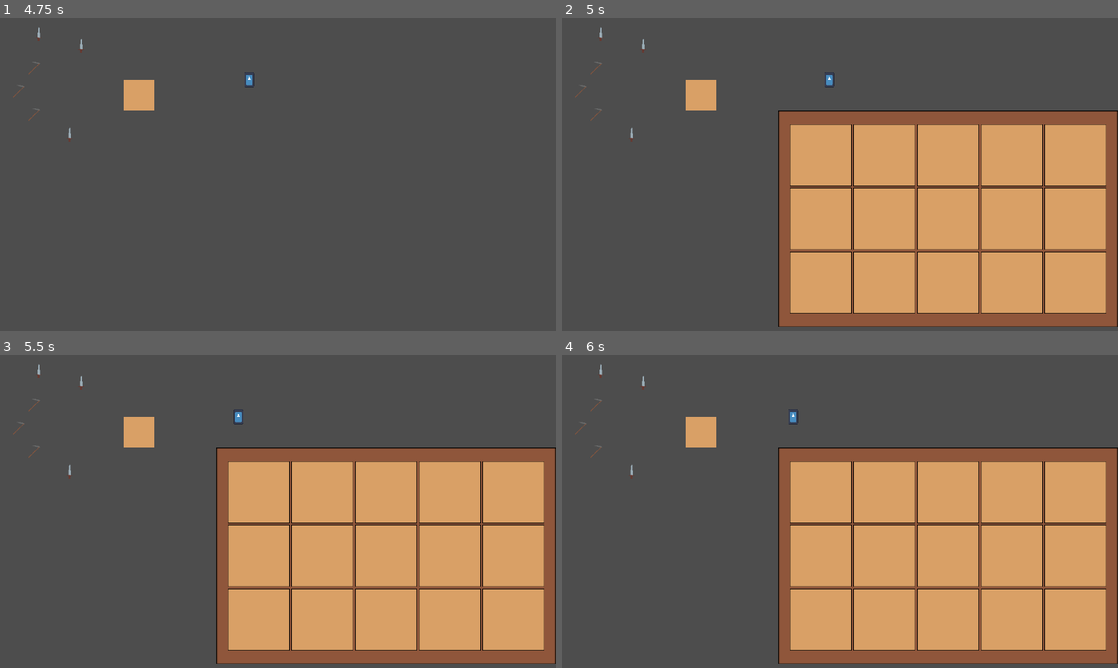
Above: before the commit, frames 1-4 (two rows, left to right).
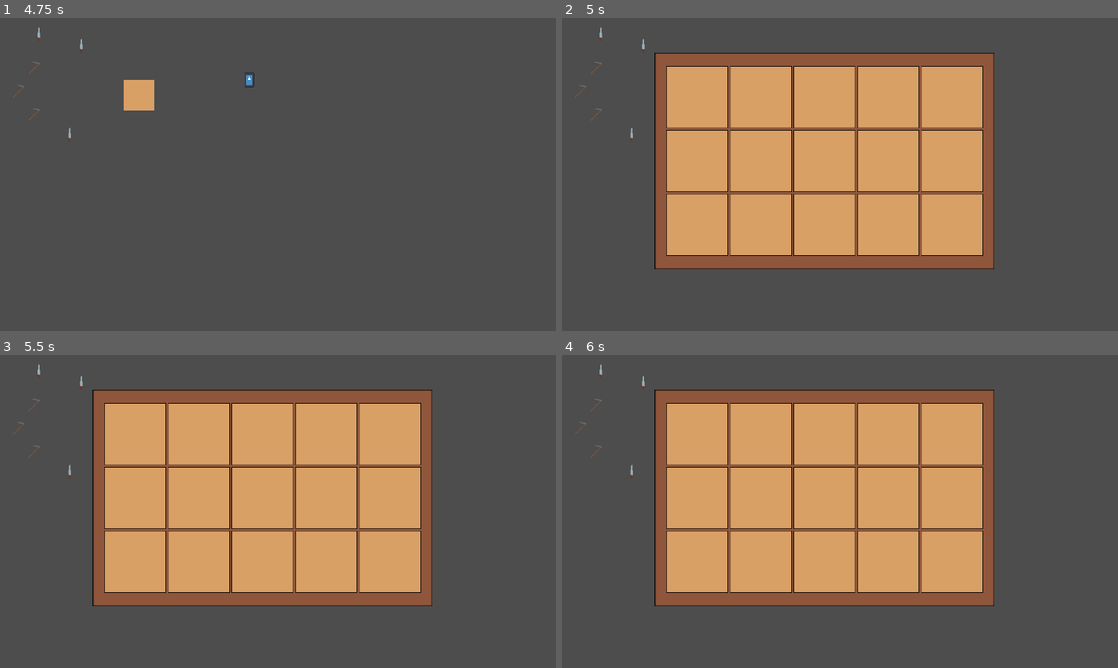
Above: after the commit, the same moments.

Repository: AtaMakesStuff/internship-farming-game
Game: Godot game, scene res://title.tscn
The game is run twice, just before and just after one commit, with the same random seed, the same clock (stepped at 60 frames per second) and the same inputs. The engine's default icon, where the game draws it, is replaced by a stand-in: a white triangle on a blue panel in a dark square.
Inputs (mouse positions are in pixels of both pictures, inside the frame that each line leads up to):
- Up to frame 1 (4.75 s): click "Play" at 0.5 s; tap Enter (ui_accept) at 1.25, 1.52, 2.27, 3.77, 4.52 s; move the mouse to (400, 158) at 1.27 s; hold D (right) 1.28-2.78 s; click (400, 158) at 1.42 s; move the mouse to (166, 190) at 2.02 s; click (166, 190) at 2.17 s; move the mouse to (333, 105) at 2.77 s; hold A (left) 2.78-3.53 s; click (333, 105) at 2.92 s; move the mouse to (250, 237) at 3.52 s; hold D (right) from 3.53 s (still down); click (250, 237) at 3.67 s; move the mouse to (444, 221) at 4.27 s; click (444, 221) at 4.42 s
- Up to frame 2 (5 s): keep holding D (right); tap E (inventory) at 4.9 s
- Up to frame 3 (5.5 s): move the mouse to (111, 464) at 5.02 s; release D (right) at 5.03 s; hold A (left) from 5.03 s (still down); click (111, 464) at 5.17 s; tap Enter (ui_accept) at 5.27 s
- Up to frame 4 (6 s): tap Enter (ui_accept) at 5.75 s; move the mouse to (867, 511) at 5.77 s; release A (left) at 5.78 s; hold D (right) from 5.78 s (still down); click (867, 511) at 5.92 s

Frame 1 is identical in both runs. In frame 2, 52% of the frame differs, in the area x 16-100%, y 11-99%; in frame 3, 52%; in frame 4, 52%.

Commit message:
Inventory Active Slot
- added texture for outline to represent active inventory slot
- outline is present on each slot, but hides on start
- working on making scrolling change the active slot

Diff:
--- a/internship-farming-game/farm_tile.gd
+++ b/internship-farming-game/farm_tile.gd
@@ -1,6 +1,6 @@
 extends Area2D
 
-@export var item: inventoryItem
+@export var item: InventoryItem
 var player = SceneMultiplayer
 
 var is_player_inside = false
--- a/internship-farming-game/hoe.gd
+++ b/internship-farming-game/hoe.gd
@@ -1,11 +1,10 @@
 extends StaticBody2D
 
-@export var item: inventoryItem
+@export var item: InventoryItem
 var player = null
 
 func _on_interactable_area_body_entered(body):
 	if body.name == "player":
-		print("entered!")
 		player = body
 		playercollect()
 		await get_tree().create_timer(0.1).timeout
--- a/internship-farming-game/inventory/inventory.gd
+++ b/internship-farming-game/inventory/inventory.gd
@@ -6,7 +6,7 @@
 
 @export var slots: Array[InventorySlot]
 
-func insert(item: inventoryItem):
+func insert(item: InventoryItem):
 	# if item in slot is same as item being picked up,
 	# add item to slot and stack
 	var item_slots = slots.filter(func(slot): return slot.item == item)
--- a/internship-farming-game/inventory/inventory_item.gd
+++ b/internship-farming-game/inventory/inventory_item.gd
@@ -1,6 +1,6 @@
 extends Resource
 
-class_name inventoryItem
+class_name InventoryItem
 
 @export var name = ""
 @export var texture: Texture2D
--- a/internship-farming-game/inventory/inventory_ui.gd
+++ b/internship-farming-game/inventory/inventory_ui.gd
@@ -4,6 +4,9 @@
 @onready var slots: Array = $NinePatchRect/GridContainer.get_children()
 
 var is_open = false
+
+var base_vector = 0
+var active_queue = 0
 
 func _ready ():
 	inventory.update.connect(update_slots)
@@ -28,3 +31,15 @@
 func close():
 	visible = false
 	is_open = false
+
+# trying to handle scrolling equating moving the active slot
+# maybe do incrementation based on delta?
+"""
+func _input(event):
+	if event is InputEventPanGesture:
+		if active_queue >0:
+			if event.delta.x > 0:
+				active_queue =+ 1
+			else:
+				active_queue =+ 1
+"""
--- a/internship-farming-game/inventory/inventory_ui_slot.gd
+++ b/internship-farming-game/inventory/inventory_ui_slot.gd
@@ -2,8 +2,13 @@
 
 @onready var item_visual: Sprite2D = $CenterContainer/Panel/ItemDisplay
 @onready var amount_text: Label = $CenterContainer/Panel/Label
+@onready var outline_visual: Sprite2D = $OutlineSprite2D
 
 func update(slot: InventorySlot):
+	if slot.is_active:
+		outline_visual.visible = true
+	else:
+		outline_visual.visible = false
 	if !slot.item:
 		item_visual.visible = false
 		amount_text.visible = false
--- a/internship-farming-game/inventory/inventory_ui_slot.tscn
+++ b/internship-farming-game/inventory/inventory_ui_slot.tscn
@@ -1,7 +1,8 @@
-[gd_scene load_steps=3 format=3 uid="uid://i47rllau7msp"]
+[gd_scene load_steps=4 format=3 uid="uid://i47rllau7msp"]
 
 [ext_resource type="Texture2D" uid="uid://bq0i0wu42ojay" path="res://art/Inventory-UI-2.png" id="1_bqhl7"]
 [ext_resource type="Script" path="res://inventory/inventory_ui_slot.gd" id="1_plu3x"]
+[ext_resource type="Texture2D" uid="uid://660p1gj2wus4" path="res://art/Outline.png" id="3_1xog3"]
 
 [node name="InventoryUISlot" type="Panel"]
 self_modulate = Color(1, 1, 1, 0)
@@ -18,6 +19,11 @@
 [node name="Sprite2D" type="Sprite2D" parent="."]
 texture = ExtResource("1_bqhl7")
 centered = false
+
+[node name="OutlineSprite2D" type="Sprite2D" parent="."]
+position = Vector2(64.5, 64.5)
+scale = Vector2(3.96875, 3.96875)
+texture = ExtResource("3_1xog3")
 
 [node name="CenterContainer" type="CenterContainer" parent="."]
 custom_minimum_size = Vector2(128, 128)
--- a/internship-farming-game/inventory/playerInventory.tres
+++ b/internship-farming-game/inventory/playerInventory.tres
@@ -5,63 +5,63 @@
 
 [sub_resource type="Resource" id="Resource_1kx3a"]
 script = ExtResource("2_vqinm")
-amount = 0
+amount = null
 
 [sub_resource type="Resource" id="Resource_snrgr"]
 script = ExtResource("2_vqinm")
-amount = 0
+amount = null
 
 [sub_resource type="Resource" id="Resource_pj5ms"]
 script = ExtResource("2_vqinm")
-amount = 0
+amount = null
 
 [sub_resource type="Resource" id="Resource_k0xg5"]
 script = ExtResource("2_vqinm")
-amount = 0
+amount = null
 
 [sub_resource type="Resource" id="Resource_hqpc1"]
 script = ExtResource("2_vqinm")
-amount = 0
+amount = null
 
 [sub_resource type="Resource" id="Resource_qkexw"]
 script = ExtResource("2_vqinm")
-amount = 0
+amount = null
 
 [sub_resource type="Resource" id="Resource_su3l4"]
 script = ExtResource("2_vqinm")
-amount = 0
+amount = null
 
 [sub_resource type="Resource" id="Resource_p45c3"]
 script = ExtResource("2_vqinm")
-amount = 0
+amount = null
 
 [sub_resource type="Resource" id="Resource_2yyfs"]
 script = ExtResource("2_vqinm")
-amount = 0
+amount = null
 
 [sub_resource type="Resource" id="Resource_n1gl2"]
 script = ExtResource("2_vqinm")
-amount = 0
+amount = null
 
 [sub_resource type="Resource" id="Resource_fg5rt"]
 script = ExtResource("2_vqinm")
-amount = 0
+amount = null
 
 [sub_resource type="Resource" id="Resource_takni"]
 script = ExtResource("2_vqinm")
-amount = 0
+amount = null
 
 [sub_resource type="Resource" id="Resource_sxts7"]
 script = ExtResource("2_vqinm")
-amount = 0
+amount = null
 
 [sub_resource type="Resource" id="Resource_4yhmr"]
 script = ExtResource("2_vqinm")
-amount = 0
+amount = null
 
 [sub_resource type="Resource" id="Resource_4utmf"]
 script = ExtResource("2_vqinm")
-amount = 0
+amount = null
 
 [resource]
 script = ExtResource("2_b8bmf")
--- a/internship-farming-game/inventory_slot.gd
+++ b/internship-farming-game/inventory_slot.gd
@@ -2,8 +2,9 @@
 
 class_name InventorySlot
 
-@export var item: inventoryItem
+@export var item: InventoryItem
 @export var amount: int
+@export var is_active: bool = false
 
 # Called when the node enters the scene tree for the first time.
 func _ready() -> void:
--- a/internship-farming-game/project.godot
+++ b/internship-farming-game/project.godot
@@ -50,3 +50,13 @@
 "events": [Object(InputEventKey,"resource_local_to_scene":false,"resource_name":"","device":-1,"window_id":0,"alt_press …(192 unchanged characters)…
 ]
 }
+scrolled_up={
+"deadzone": 0.5,
+"events": [Object(InputEventMouseButton,"resource_local_to_scene":false,"resource_name":"","device":-1,"window_id":0,"alt_pressed":false,"shift_pressed":false,"ctrl_pressed":false,"meta_pressed":false,"button_mask":0,"position":Vector2(0, 0),"global_position":Vector2(0, 0),"factor":1.0,"button_index":4,"canceled":false,"pressed":false,"double_click":false,"script":null)
+]
+}
+scrolled_down={
+"deadzone": 0.5,
+"events": [Object(InputEventMouseButton,"resource_local_to_scene":false,"resource_name":"","device":-1,"window_id":0,"alt_pressed":false,"shift_pressed":false,"ctrl_pressed":false,"meta_pressed":false,"button_mask":0,"position":Vector2(0, 0),"global_position":Vector2(0, 0),"factor":1.0,"button_index":5,"canceled":false,"pressed":false,"double_click":false,"script":null)
+]
+}
--- a/internship-farming-game/testing.tscn
+++ b/internship-farming-game/testing.tscn
@@ -17,10 +17,10 @@
 [node name="CanvasLayer" type="CanvasLayer" parent="."]
 
 [node name="inventory_ui" parent="CanvasLayer" instance=ExtResource("3_as27f")]
-offset_left = 448.0
-offset_top = 192.0
-offset_right = 1152.0
-offset_bottom = 640.0
+offset_left = 192.0
+offset_top = 72.0
+offset_right = 896.0
+offset_bottom = 520.0
 
 [node name="hoe" parent="." instance=ExtResource("4_bddse")]
 position = Vector2(72, 104)
Binary file added: internship-farming-game/art/Outline.png
Not shown, added: internship-farming-game/art/Outline.png.import
